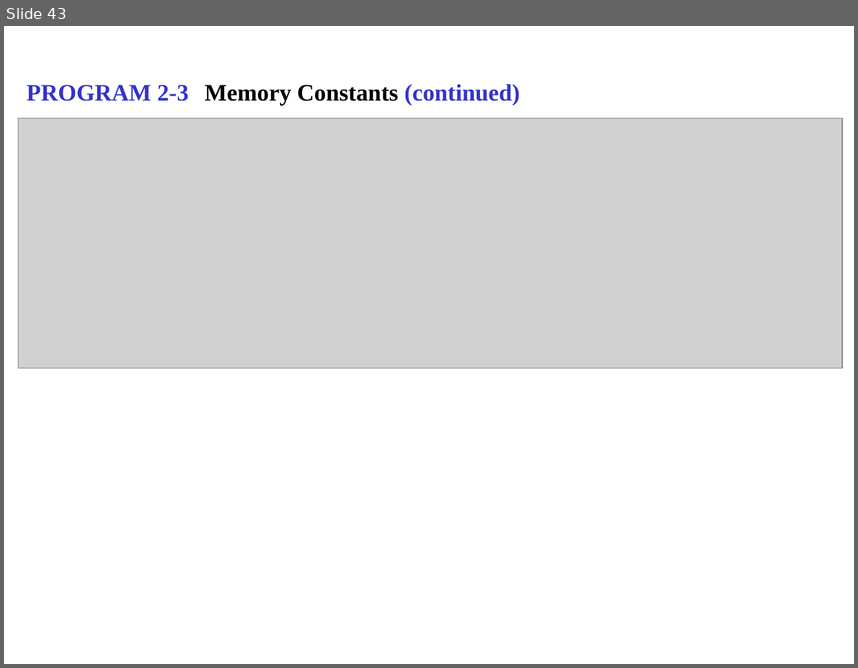
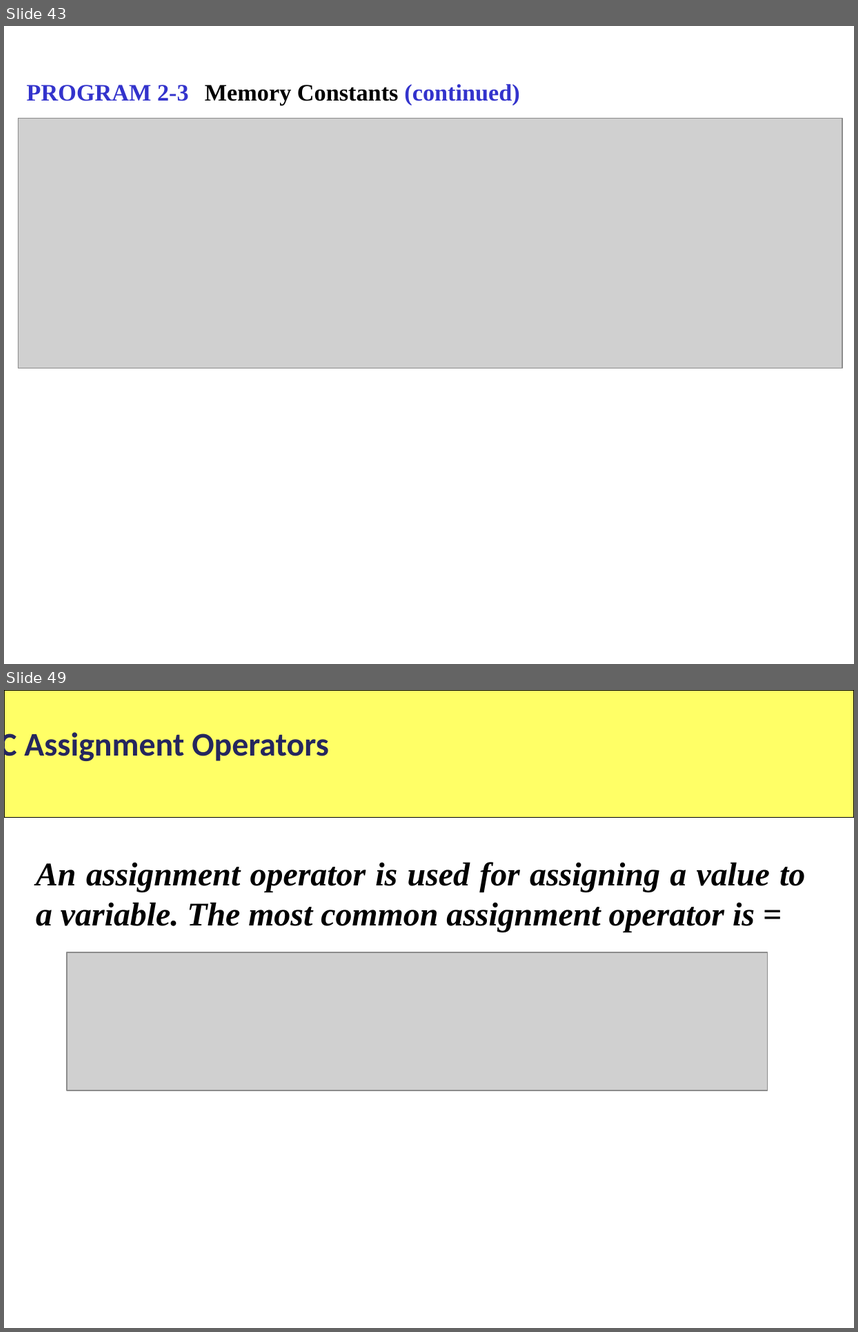
Before and after one commit to mentormaya/notes, a slide deck: assets/Computer_Science/Class_11/C Programming.ppt. Shown one above the other, each under a label of ours: slide 43 before the commit, slides 43 and 49 after it; the slides between them are not shown. The pictures are 858x668 and 858x1332 pixels, drawn with LibreOffice and Linux fonts; fonts in the diff are those of the drawing; grey boxes stand for pictures. Boxes give left, top, right and bottom in pixels: in the first picture for what was removed or moved away, otherwise in the second. Text is boxed around its words. In the diff, an @@ line names an element or a change of style, - is before the commit and + after.

```diff
--- a/assets/Computer_Science/Class_11/C Programming.ppt
+++ b/assets/Computer_Science/Class_11/C Programming.ppt
@@ slide 49 added at (4,690,854,1328), background #FFFFFF @@
@@ rectangle added at (4,690,854,818), fill #FFFF66, outline #000000 0.74 pt @@
@@ text added at (4,728,329,764), 28 pt, text #25265E, bold @@
+C Assignment Operators
@@ text added at (36,862,805,932), 28 pt, text #000000, bold, italic @@
+An assignment operator is used for assigning a value to a variable. The most common assignment operator is =
@@ picture added at (67,952,767,1090) @@
```
Also in this commit, not shown: 10 other slides added.
